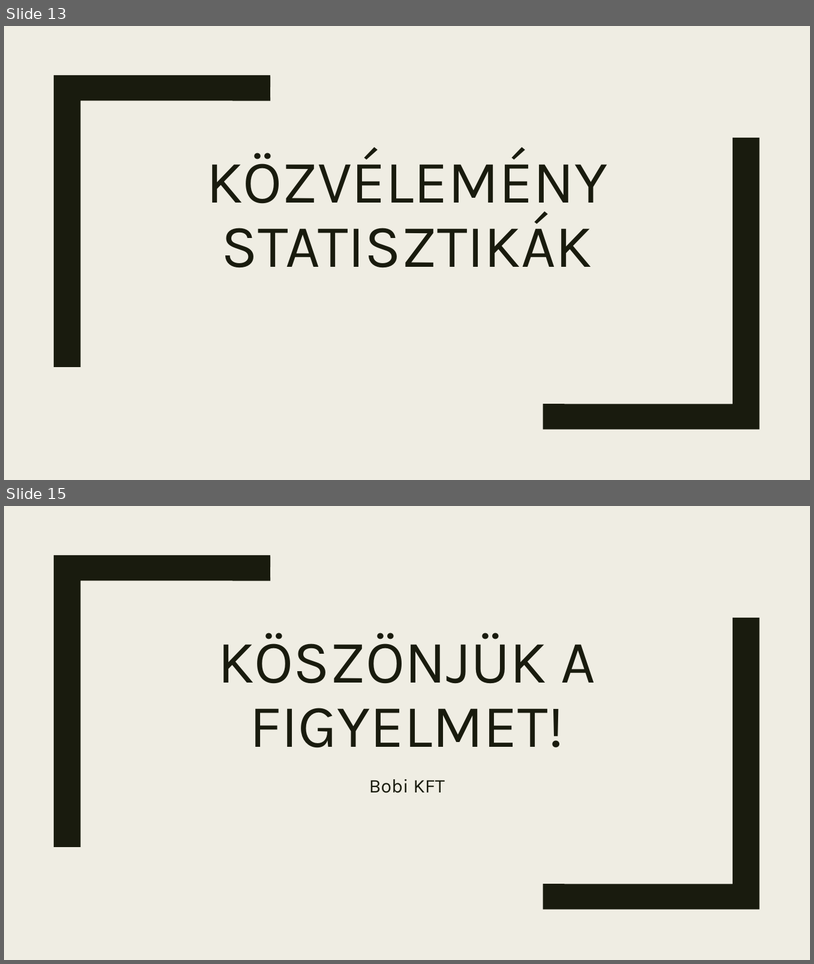
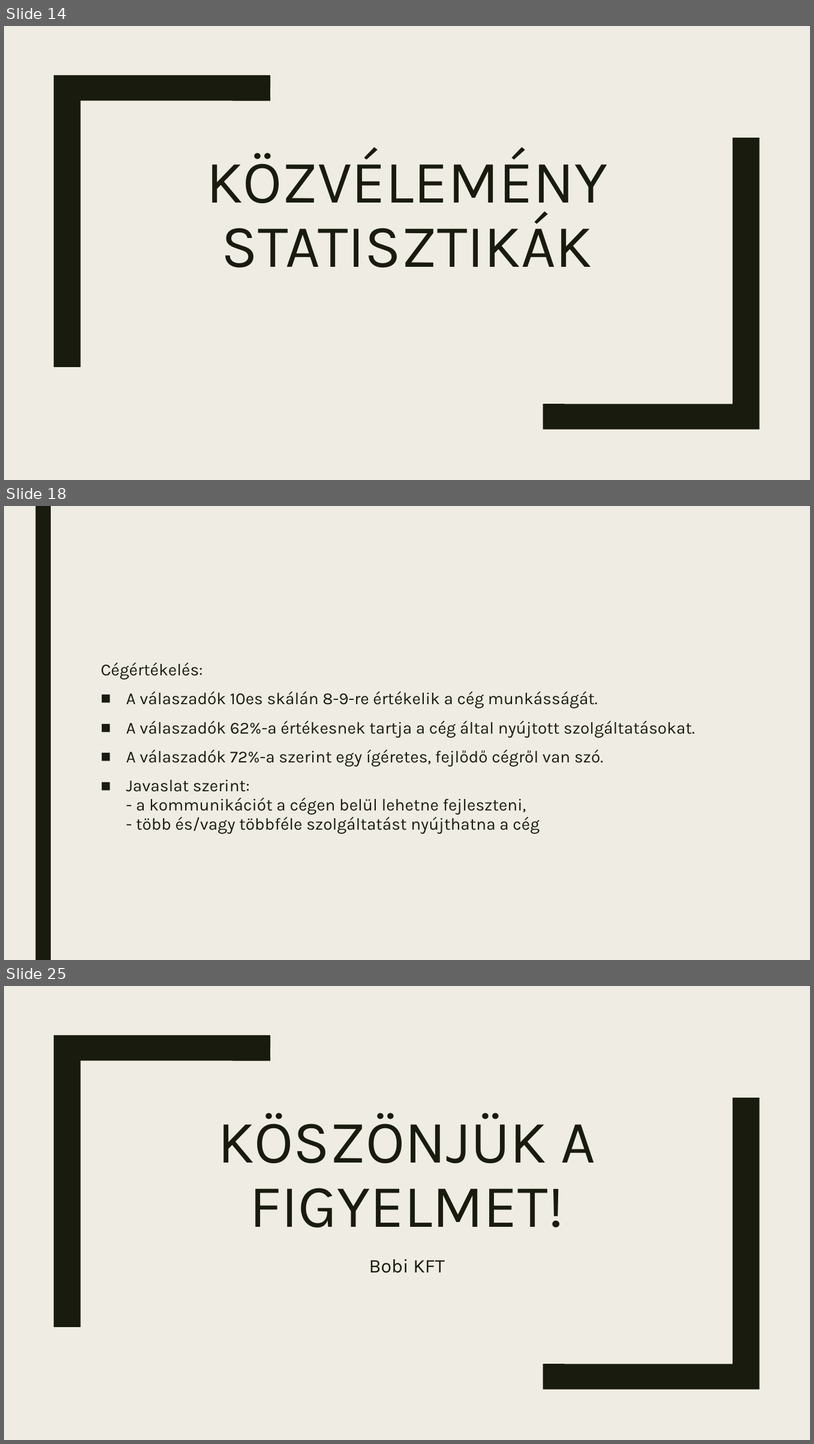
Before and after one commit to HrubosMark/Bobi-KFT, a slide deck: Bobi_Kft.pptx. Shown one above the other, each under a label of ours: slides 13 and 15 before the commit, slides 14, 18 and 25 after it; the slides between them are not shown. The pictures are 814x964 and 814x1444 pixels, drawn with LibreOffice and Linux fonts; fonts in the diff are those of the drawing. Boxes give left, top, right and bottom in pixels: in the first picture for what was removed or moved away, otherwise in the second. Text is boxed around its words. In the diff, an @@ line names an element or a change of style, - is before the commit and + after.

```diff
--- a/Bobi_Kft.pptx
+++ b/Bobi_Kft.pptx
@@ slide 18 added at box(4, 506, 810, 960), background #EFEDE3 @@
@@ rectangle added at box(35, 506, 51, 960), fill #191B0E @@
@@ text added at box(101, 662, 695, 834), 20 pt, text #191B0E @@
+Cégértékelés:
+■ A válaszadók 10es skálán 8-9-re értékelik a cég munkásságát.
+■ A válaszadók 62%-a értékesnek tartja a cég által nyújtott szolgáltatásokat.
+■ A válaszadók 72%-a szerint egy ígéretes, fejlődő cégről van szó.
+■ Javaslat szerint:
+  - a kommunikációt a cégen belül lehetne fejleszteni,
+  - több és/vagy többféle szolgáltatást nyújthatna a cég
@@ what was slide 13 is now slide 14 @@
@@ what was slide 15 is now slide 25 @@
```
Also in this commit, not shown: 9 slides changed, 10 other slides added, 1 slide removed.
